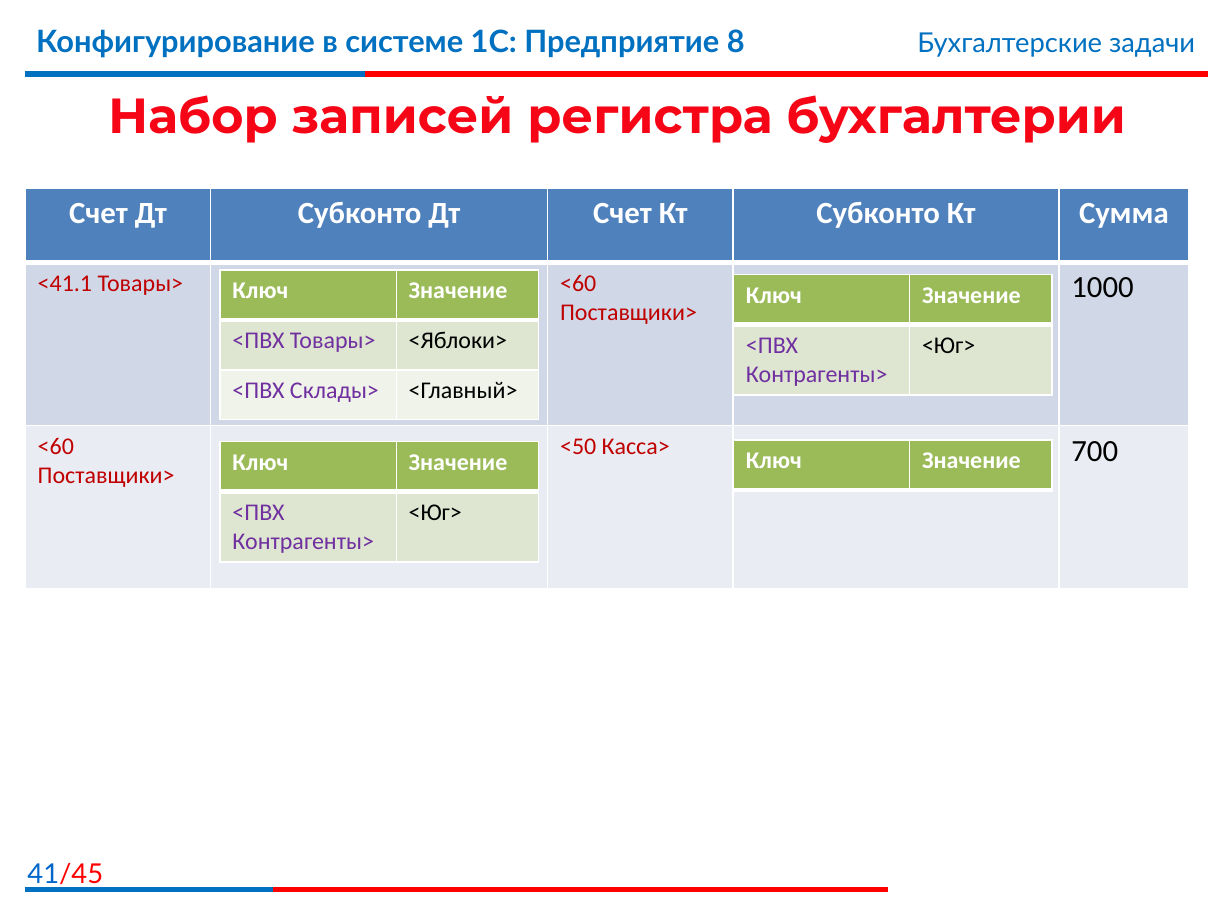
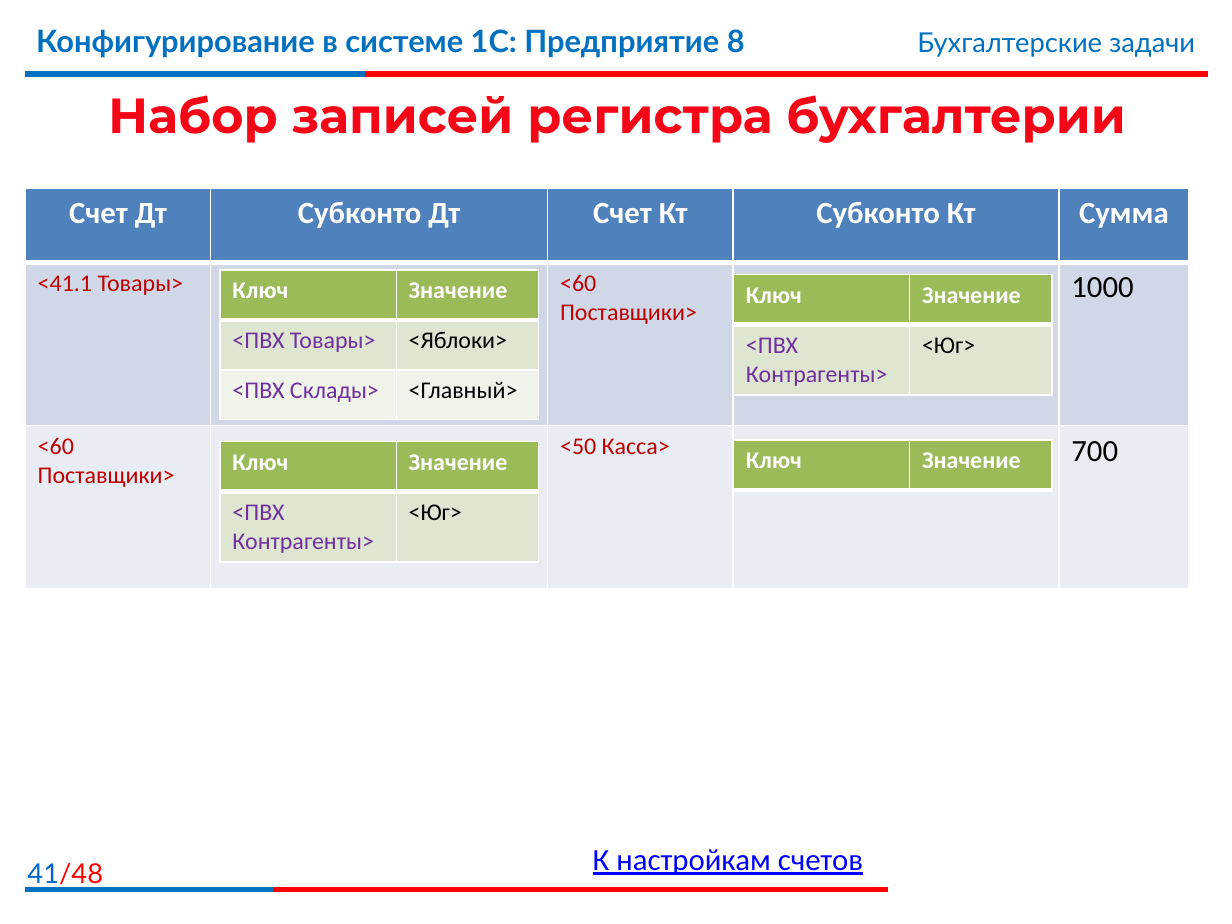
Before and after one commit to bestteacher-1c/documents_compl_kurs, a slide deck: slide 41 of Занятие_13/Иллюстрации_13.pptx. Drawn at 1232x924 pixels with LibreOffice and Linux fonts; fonts in the diff are those of the drawing; background and template pictures are left out. Boxes give left, top, right and bottom in pixels: in the first picture for what was removed or moved away, otherwise in the second. Text is boxed around its words. In the diff, an @@ line names an element or a change of style, - is before the commit and + after.

```diff
--- a/Занятие_13/Иллюстрации_13.pptx
+++ b/Занятие_13/Иллюстрации_13.pptx
@@ page number at <box>27,863,103,889</box>: text changed @@
-41/45
+41/48
@@ text added at <box>593,849,863,875</box>, 18 pt, text #0000FF, underline @@
+К настройкам счетов
```
Also in this commit, not shown: 1 other slide changed, 50 other files.
